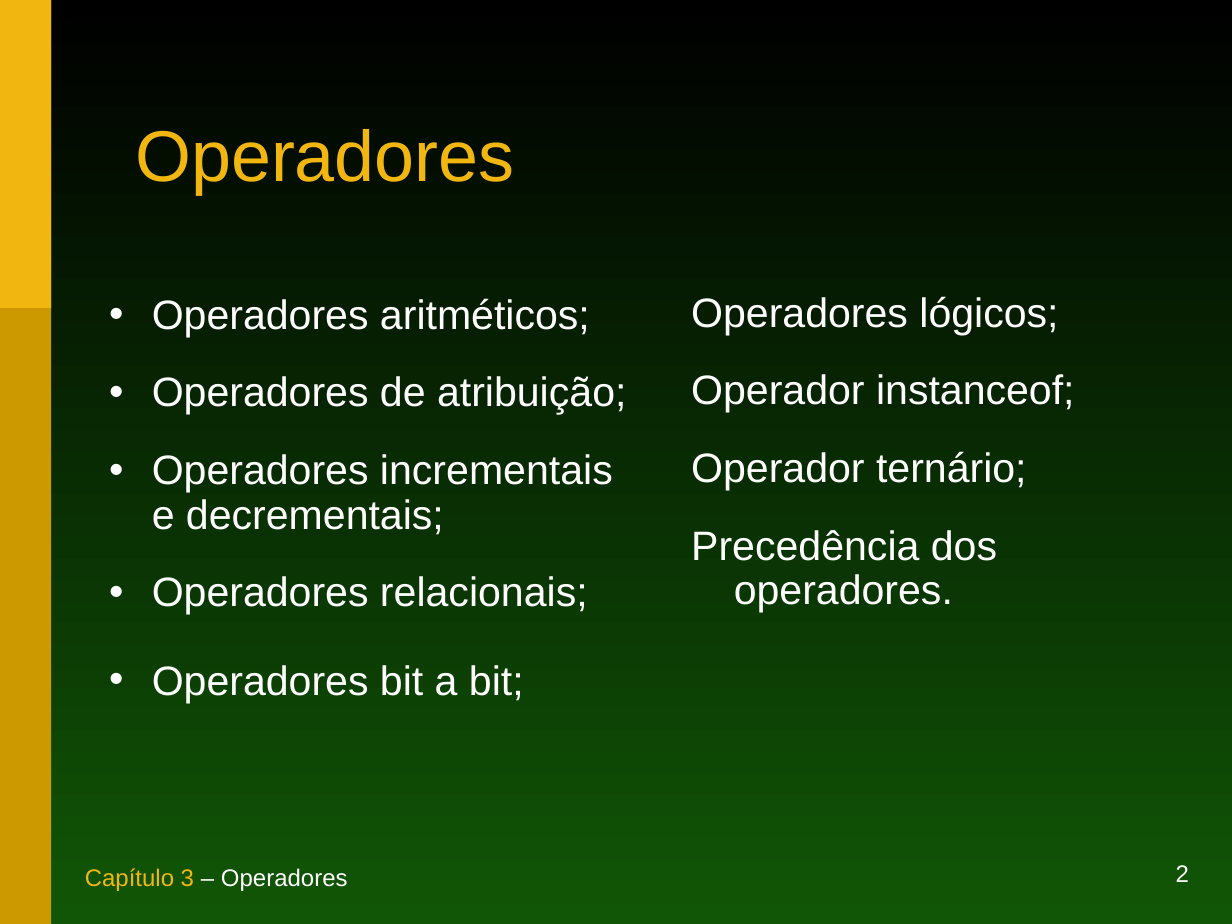
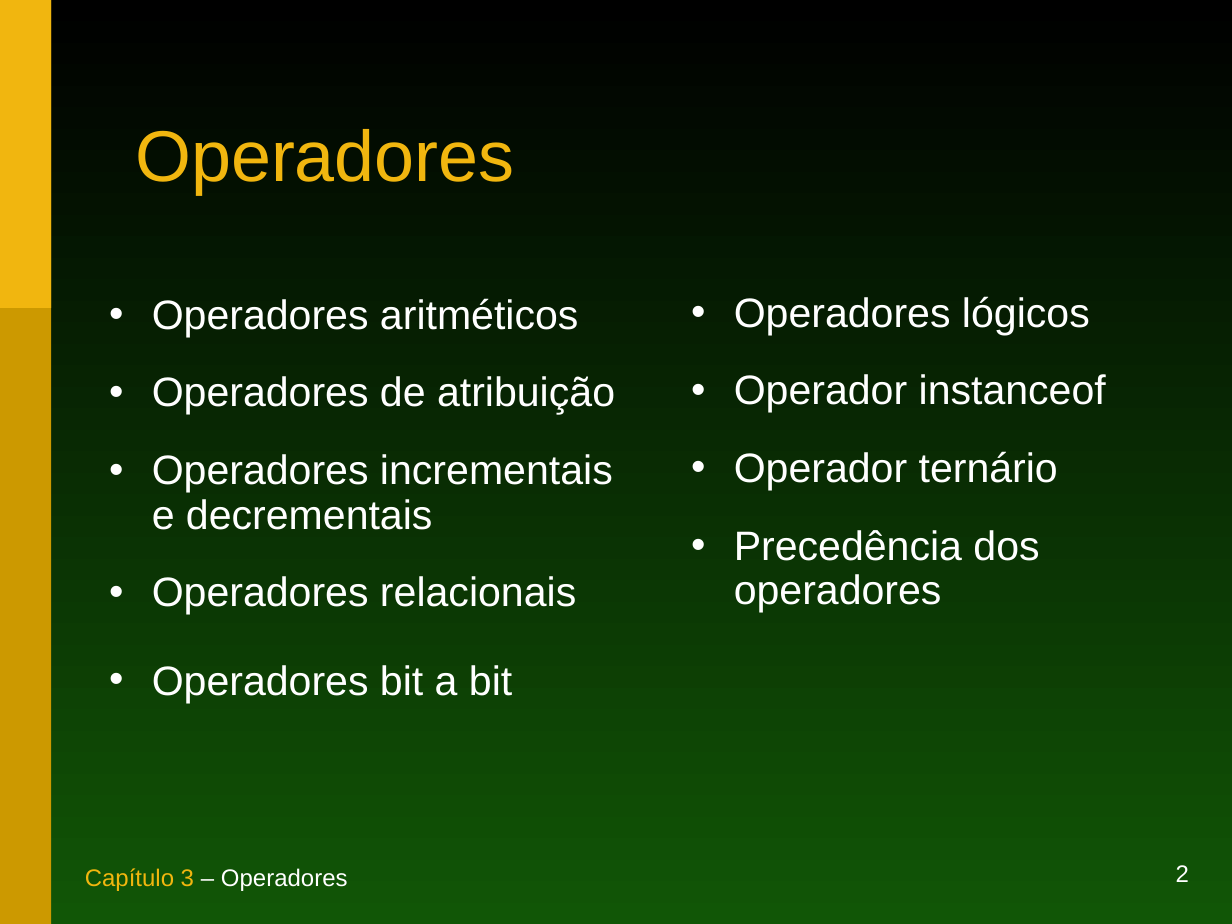
Before and after one commit to duchesqui/slzvieira-training, a slide deck: slide 2 of 1-Java-Programmer-Modulo-I/03.Capitulo03.ppt. Drawn at 1232x924 pixels with LibreOffice and Linux fonts; fonts in the diff are those of the drawing. Boxes give left, top, right and bottom in pixels: in the first picture for what was removed or moved away, otherwise in the second. Text is boxed around its words. In the diff, an @@ line names an element or a change of style, - is before the commit and + after.

```diff
--- a/1-Java-Programmer-Modulo-I/03.Capitulo03.ppt
+++ b/1-Java-Programmer-Modulo-I/03.Capitulo03.ppt
@@ text at (152,298,615,703): text changed @@
-• Operadores aritméticos;
-• Operadores de atribuição;
-• Operadores incrementais e decrementais;
-• Operadores relacionais;
-• Operadores bit a bit;
+• Operadores aritméticos
+• Operadores de atribuição
+• Operadores incrementais e decrementais
+• Operadores relacionais
+• Operadores bit a bit
@@ text at (734,296,1106,612): text changed @@
-Operadores lógicos;
-Operador instanceof;
-Operador ternário;
-Precedência dos operadores.
+• Operadores lógicos
+• Operador instanceof
+• Operador ternário
+• Precedência dos operadores
```
Also in this commit, not shown: 8 other slides changed, 2 other files.
